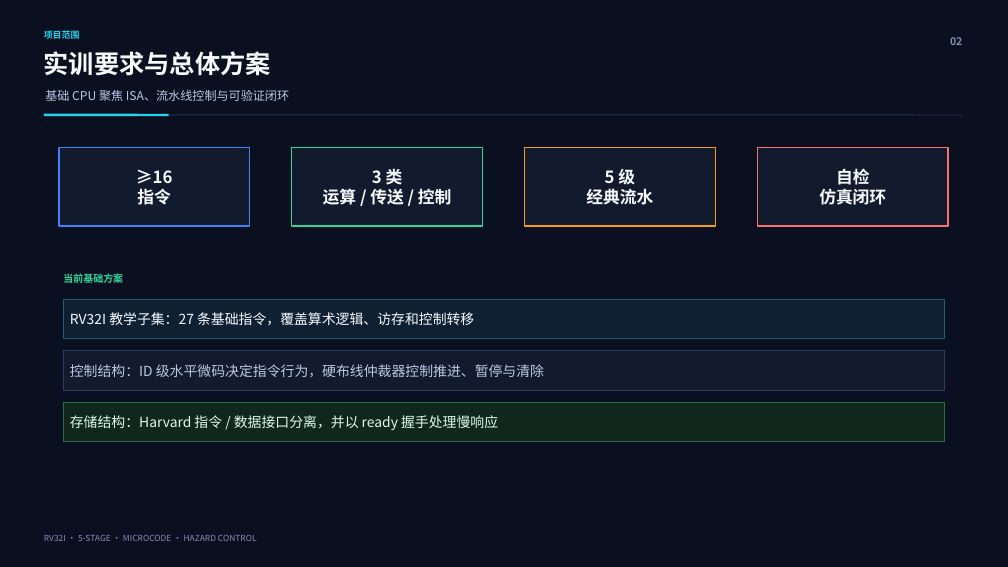
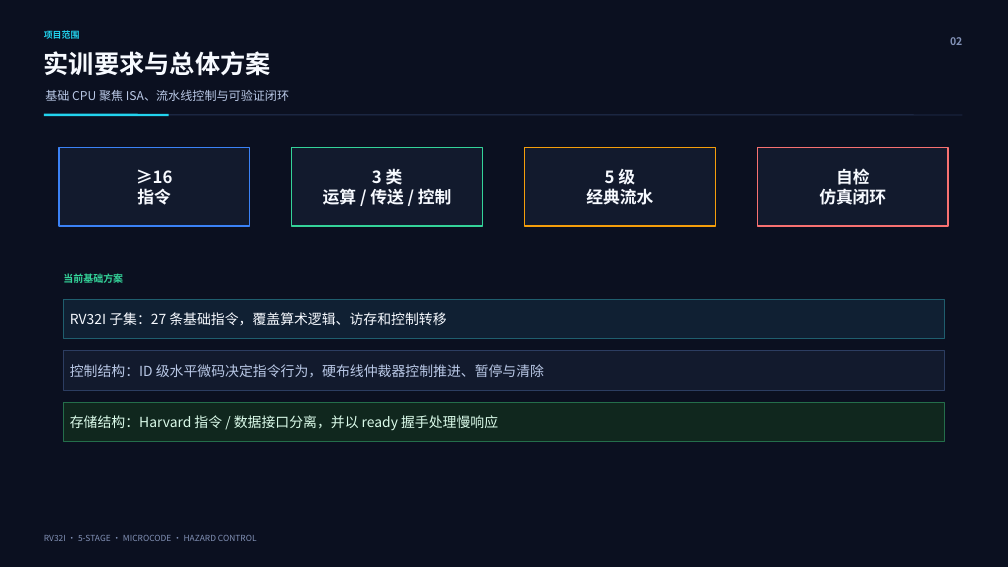
Before and after one commit to Neon246760/CPU-Course-Design, a slide deck: slide 2 of docs/中期汇报ppt/计组中期_含仿真波形_三人答辩补充版_修复版.pptx. Drawn at 1008x567 pixels with LibreOffice and Linux fonts; fonts in the diff are those of the drawing. Boxes give left, top, right and bottom in pixels: in the first picture for what was removed or moved away, otherwise in the second. Text is boxed around its words. In the diff, an @@ line names an element or a change of style, - is before the commit and + after.

```diff
--- a/docs/中期汇报ppt/计组中期_含仿真波形_三人答辩补充版_修复版.pptx
+++ b/docs/中期汇报ppt/计组中期_含仿真波形_三人答辩补充版_修复版.pptx
@@ text in rectangle at box(70, 312, 446, 325): text changed @@
-RV32I 教学子集：27 条基础指令，覆盖算术逻辑、访存和控制转移
+RV32I 子集：27 条基础指令，覆盖算术逻辑、访存和控制转移
```
Also in this commit, not shown: 1 other file.
